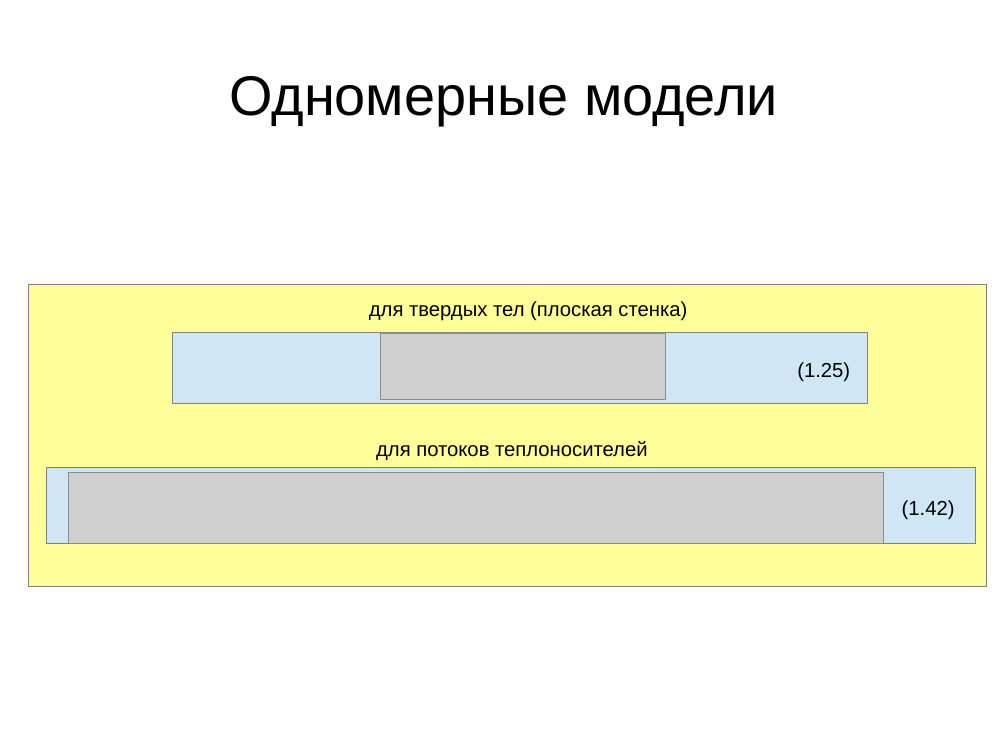
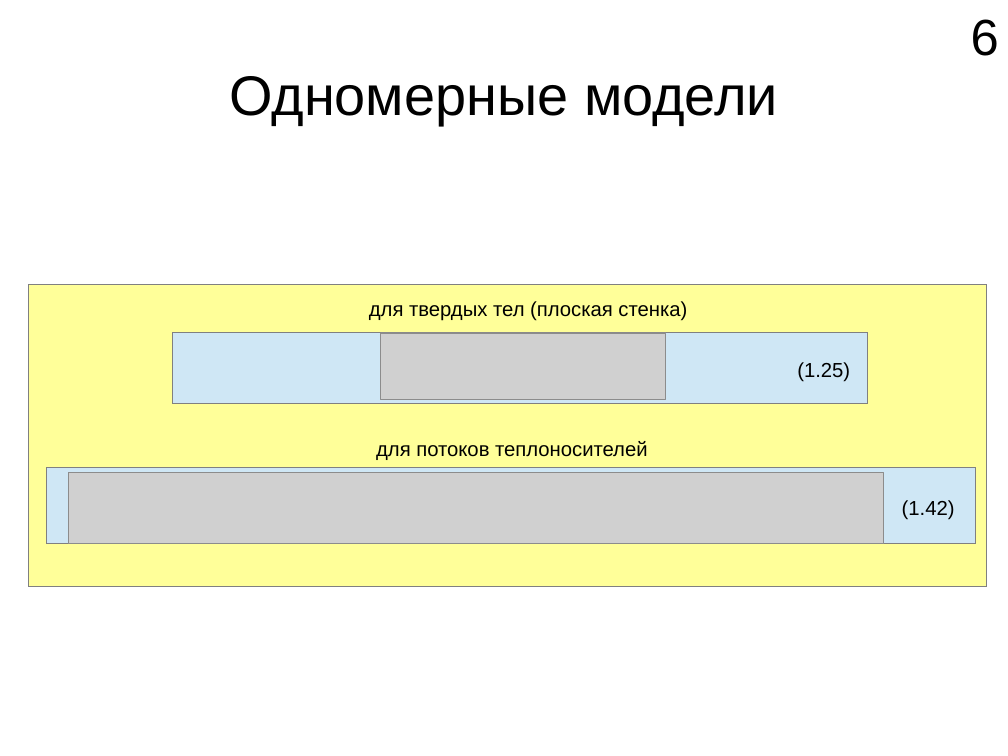
Before and after one commit to yagodar/altium-visualization-tool, a slide deck: slide 7 of data/documents/dissertation/yagodarov/Презентация.odp. Drawn at 1008x756 pixels with LibreOffice and Linux fonts; fonts in the diff are those of the drawing; grey boxes stand for pictures. Boxes give left, top, right and bottom in pixels: in the first picture for what was removed or moved away, otherwise in the second. Text is boxed around its words. In the diff, an @@ line names an element or a change of style, - is before the commit and + after.

```diff
--- a/data/documents/dissertation/yagodarov/Презентация.odp
+++ b/data/documents/dissertation/yagodarov/Презентация.odp
@@ text added at [971, 19, 999, 56], 40 pt, text #000000 @@
+6
```
Also in this commit, not shown: 10 other slides changed, 1 slide added, 5 other files.
